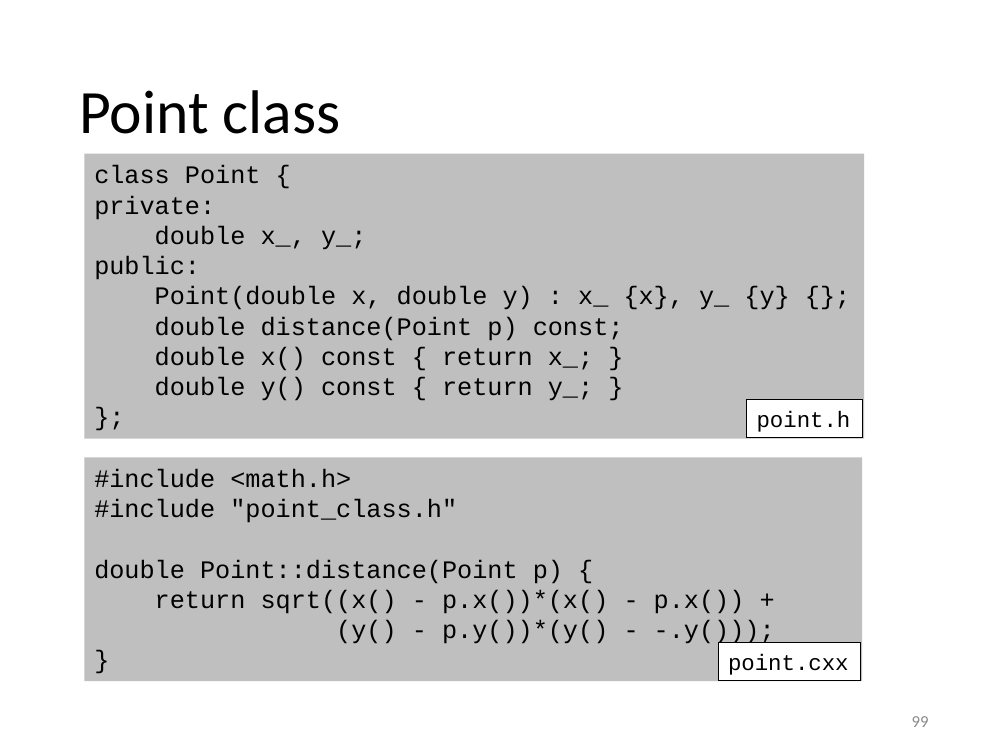
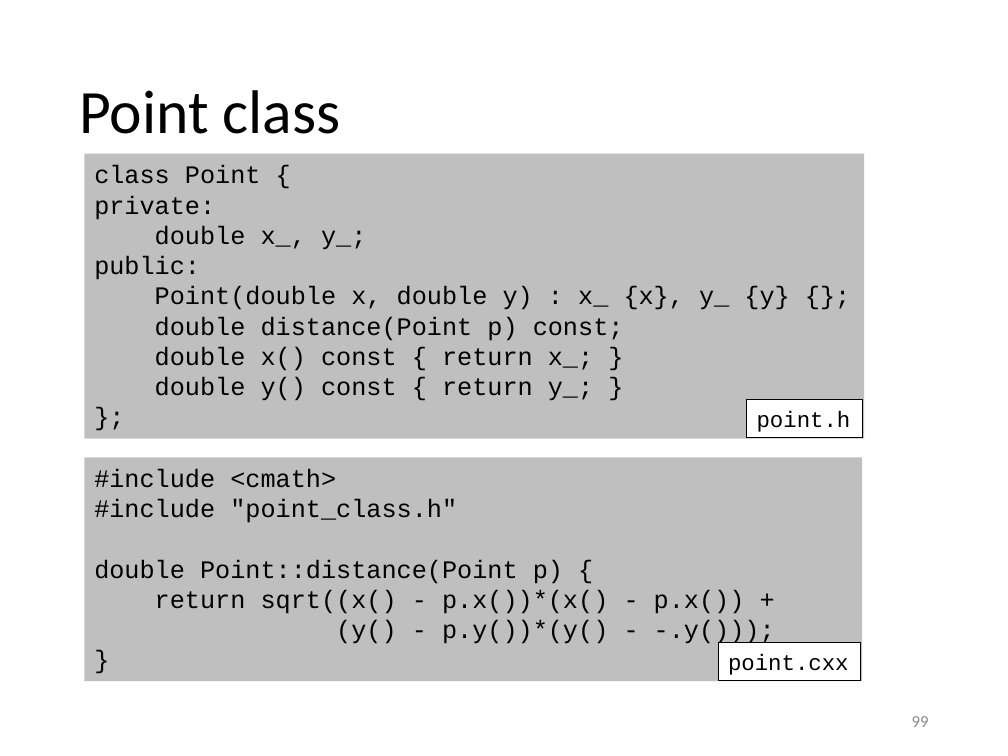
Before and after one commit to gjbex/Python-for-HPC, a slide deck: slide 99 of python_for_hpc.pptx. Drawn at 1008x756 pixels with LibreOffice and Linux fonts; fonts in the diff are those of the drawing. Boxes give left, top, right and bottom in pixels: in the first picture for what was removed or moved away, otherwise in the second. Text is boxed around its words. In the diff, an @@ line names an element or a change of style, - is before the commit and + after.

Commit message:
Fix typos

```diff
--- a/python_for_hpc.pptx
+++ b/python_for_hpc.pptx
@@ text in rectangle at box(94, 469, 336, 488): text changed @@
-#include <math.h>
+#include <cmath>
```
Also in this commit, not shown: 1 other slide changed.
